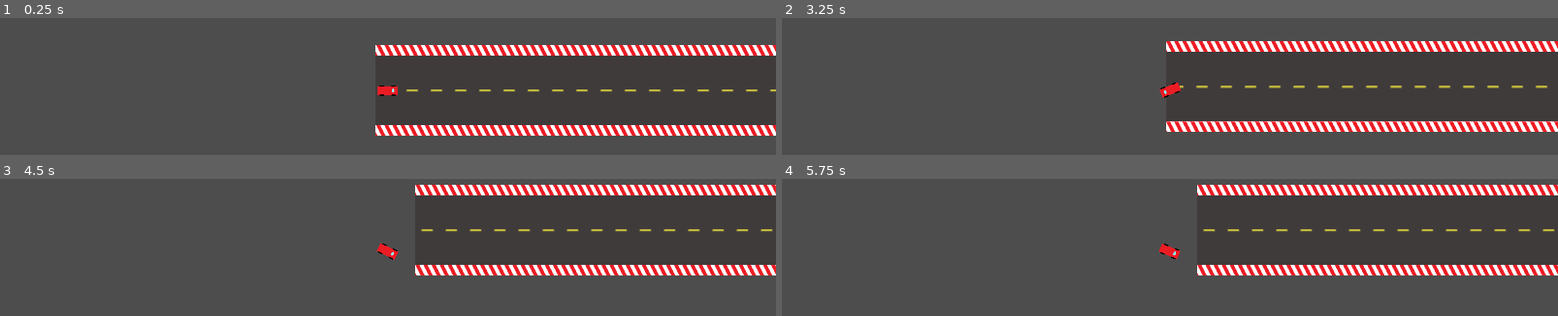
Above: before the commit, frames 1-4 (two rows, left to right).
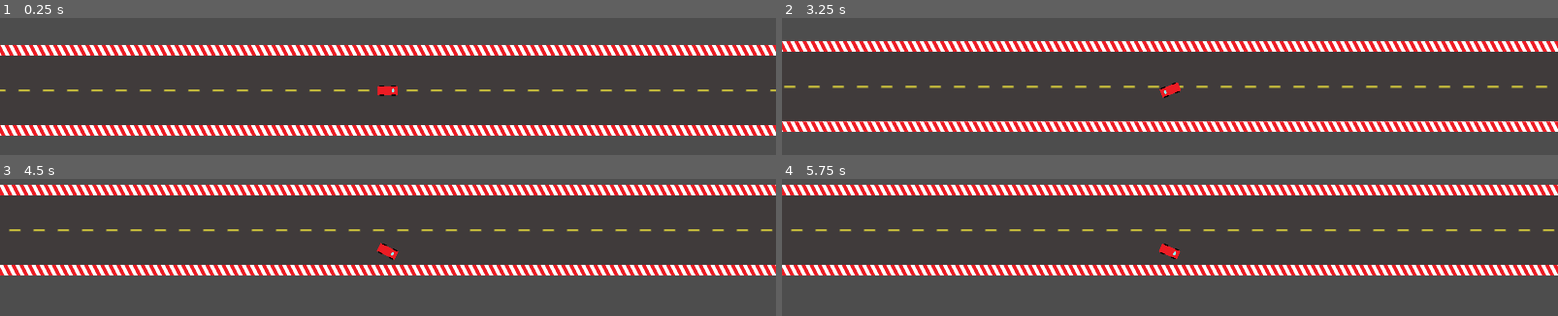
Above: after the commit, the same moments.

Repository: PixelWolf8976/BAISD-AT-at-game
Game: Godot game, scene res://Scenes/base_test_scene.tscn
The game is run twice, just before and just after one commit, with the same random seed, the same clock (stepped at 60 frames per second) and the same inputs.
Inputs:
- Up to frame 1 (0.25 s): no input
- Up to frame 2 (3.25 s): tap Enter at 0.5, 2.75 s; hold Right (turn_right) 0.53-1.28 s; hold Left (turn_left) 1.28-2.03 s; tap Space at 2 s; hold Right (turn_right) 2.03-2.78 s; hold Up (drive_forward) from 2.78 s (still down)
- Up to frame 3 (4.5 s): release Up (drive_forward) at 3.53 s; hold Left (turn_left) from 3.53 s (still down)
- Up to frame 4 (5.75 s): keep holding Left (turn_left)

The runs differ from the first frame. In frame 1, 7.8% of the frame differs, in the area x 0-49%, y 19-86%; in frame 2, 8.2%; in frame 3, 8.6%, in the area x 0-54%, y 4-71%; in frame 4, 8.6%.

Commit message:
Added map

Diff:
--- a/Scenes/base_test_scene.tscn
+++ b/Scenes/base_test_scene.tscn
@@ -1,9 +1,10 @@
-[gd_scene load_steps=5 format=3 uid="uid://c8kjijcmsnr0y"]
+[gd_scene load_steps=6 format=3 uid="uid://c8kjijcmsnr0y"]
 
 [ext_resource type="PackedScene" uid="uid://baajkcg4mw3jk" path="res://Scenes/Player1.tscn" id="1_1y3cj"]
 [ext_resource type="Script" path="res://Resources/CameraScript.gd" id="3_5kjtc"]
 [ext_resource type="PackedScene" uid="uid://cycx54k60s5it" path="res://Things/Path.tscn" id="3_68vrh"]
 [ext_resource type="PackedScene" uid="uid://dm8f72kl05gg" path="res://Things/Corner.tscn" id="4_f7uof"]
+[ext_resource type="PackedScene" uid="uid://cf5647yiagq8j" path="res://Things/45DegreeCorner.tscn" id="5_5wooo"]
 
 [node name="Base Test Scene" type="Node2D"]
 
@@ -77,3 +78,593 @@
 
 [node name="Node2D" parent="Barriers" instance=ExtResource("4_f7uof")]
 position = Vector2(1298, 41)
+
+[node name="Barriers21" parent="Barriers" instance=ExtResource("3_68vrh")]
+position = Vector2(1539, 199)
+rotation = -1.5708
+
+[node name="Barriers22" parent="Barriers" instance=ExtResource("3_68vrh")]
+position = Vector2(1539, 259)
+rotation = -1.5708
+
+[node name="Barriers23" parent="Barriers" instance=ExtResource("3_68vrh")]
+position = Vector2(1539, 319)
+rotation = -1.5708
+
+[node name="Barriers24" parent="Barriers" instance=ExtResource("3_68vrh")]
+position = Vector2(1539, 379)
+rotation = -1.5708
+
+[node name="Barriers25" parent="Barriers" instance=ExtResource("3_68vrh")]
+position = Vector2(1539, 439)
+rotation = -1.5708
+
+[node name="Barriers26" parent="Barriers" instance=ExtResource("3_68vrh")]
+position = Vector2(1539, 499)
+rotation = -1.5708
+
+[node name="Barriers27" parent="Barriers" instance=ExtResource("3_68vrh")]
+position = Vector2(1539, 559)
+rotation = -1.5708
+
+[node name="Barriers28" parent="Barriers" instance=ExtResource("3_68vrh")]
+position = Vector2(1539, 619)
+rotation = -1.5708
+
+[node name="Node2D2" parent="Barriers" instance=ExtResource("5_5wooo")]
+position = Vector2(1588, 800)
+rotation = -2.35619
+
+[node name="Barriers29" parent="Barriers" instance=ExtResource("3_68vrh")]
+position = Vector2(1631, 842)
+rotation = -2.35619
+
+[node name="Barriers30" parent="Barriers" instance=ExtResource("3_68vrh")]
+position = Vector2(1673, 884)
+rotation = -2.35619
+
+[node name="Barriers31" parent="Barriers" instance=ExtResource("3_68vrh")]
+position = Vector2(1715, 926)
+rotation = -2.35619
+
+[node name="Barriers32" parent="Barriers" instance=ExtResource("3_68vrh")]
+position = Vector2(1757, 968)
+rotation = -2.35619
+
+[node name="Barriers33" parent="Barriers" instance=ExtResource("3_68vrh")]
+position = Vector2(1799, 1010)
+rotation = -2.35619
+
+[node name="Barriers34" parent="Barriers" instance=ExtResource("3_68vrh")]
+position = Vector2(1841, 1052)
+rotation = -2.35619
+
+[node name="Barriers35" parent="Barriers" instance=ExtResource("3_68vrh")]
+position = Vector2(1883, 1094)
+rotation = -2.35619
+
+[node name="Barriers36" parent="Barriers" instance=ExtResource("3_68vrh")]
+position = Vector2(1925, 1136)
+rotation = -2.35619
+
+[node name="Barriers37" parent="Barriers" instance=ExtResource("3_68vrh")]
+position = Vector2(1967, 1178)
+rotation = -2.35619
+
+[node name="Barriers38" parent="Barriers" instance=ExtResource("3_68vrh")]
+position = Vector2(2009, 1220)
+rotation = -2.35619
+
+[node name="Barriers39" parent="Barriers" instance=ExtResource("3_68vrh")]
+position = Vector2(2051, 1262)
+rotation = -2.35619
+
+[node name="Barriers40" parent="Barriers" instance=ExtResource("3_68vrh")]
+position = Vector2(2093, 1304)
+rotation = -2.35619
+
+[node name="Barriers41" parent="Barriers" instance=ExtResource("3_68vrh")]
+position = Vector2(2135, 1346)
+rotation = -2.35619
+
+[node name="Barriers42" parent="Barriers" instance=ExtResource("3_68vrh")]
+position = Vector2(2177, 1388)
+rotation = -2.35619
+
+[node name="Barriers43" parent="Barriers" instance=ExtResource("3_68vrh")]
+position = Vector2(2219, 1430)
+rotation = -2.35619
+
+[node name="Barriers44" parent="Barriers" instance=ExtResource("3_68vrh")]
+position = Vector2(2261, 1472)
+rotation = -2.35619
+
+[node name="Barriers45" parent="Barriers" instance=ExtResource("3_68vrh")]
+position = Vector2(2483, 1565)
+scale = Vector2(-1, -1)
+
+[node name="Barriers46" parent="Barriers" instance=ExtResource("3_68vrh")]
+position = Vector2(2543, 1565)
+scale = Vector2(-1, -1)
+
+[node name="Barriers47" parent="Barriers" instance=ExtResource("3_68vrh")]
+position = Vector2(2603, 1565)
+scale = Vector2(-1, -1)
+
+[node name="Barriers48" parent="Barriers" instance=ExtResource("3_68vrh")]
+position = Vector2(2663, 1565)
+scale = Vector2(-1, -1)
+
+[node name="Node2D4" parent="Barriers" instance=ExtResource("5_5wooo")]
+position = Vector2(2423, 1565)
+rotation = 3.14159
+
+[node name="Barriers49" parent="Barriers" instance=ExtResource("3_68vrh")]
+position = Vector2(2483, 1565)
+scale = Vector2(-1, -1)
+
+[node name="Barriers50" parent="Barriers" instance=ExtResource("3_68vrh")]
+position = Vector2(2543, 1565)
+scale = Vector2(-1, -1)
+
+[node name="Barriers51" parent="Barriers" instance=ExtResource("3_68vrh")]
+position = Vector2(2603, 1565)
+scale = Vector2(-1, -1)
+
+[node name="Barriers52" parent="Barriers" instance=ExtResource("3_68vrh")]
+position = Vector2(2663, 1565)
+scale = Vector2(-1, -1)
+
+[node name="Node2D5" parent="Barriers" instance=ExtResource("5_5wooo")]
+position = Vector2(2423, 1565)
+rotation = 3.14159
+
+[node name="Barriers53" parent="Barriers" instance=ExtResource("3_68vrh")]
+position = Vector2(2723, 1565)
+scale = Vector2(-1, -1)
+
+[node name="Barriers54" parent="Barriers" instance=ExtResource("3_68vrh")]
+position = Vector2(2783, 1565)
+scale = Vector2(-1, -1)
+
+[node name="Barriers55" parent="Barriers" instance=ExtResource("3_68vrh")]
+position = Vector2(2843, 1565)
+scale = Vector2(-1, -1)
+
+[node name="Barriers56" parent="Barriers" instance=ExtResource("3_68vrh")]
+position = Vector2(2903, 1565)
+scale = Vector2(-1, -1)
+
+[node name="Node2D6" parent="Barriers" instance=ExtResource("4_f7uof")]
+position = Vector2(3056, 1806)
+
+[node name="Barriers57" parent="Barriers" instance=ExtResource("3_68vrh")]
+position = Vector2(3297, 1964)
+rotation = -1.5708
+
+[node name="Barriers58" parent="Barriers" instance=ExtResource("3_68vrh")]
+position = Vector2(3297, 2024)
+rotation = -1.5708
+
+[node name="Barriers59" parent="Barriers" instance=ExtResource("3_68vrh")]
+position = Vector2(3297, 2084)
+rotation = -1.5708
+
+[node name="Barriers60" parent="Barriers" instance=ExtResource("3_68vrh")]
+position = Vector2(3297, 2144)
+rotation = -1.5708
+
+[node name="Node2D7" parent="Barriers" instance=ExtResource("4_f7uof")]
+position = Vector2(3056, 2297)
+rotation = 1.5708
+
+[node name="Barriers61" parent="Barriers" instance=ExtResource("3_68vrh")]
+position = Vector2(2898, 2538)
+
+[node name="Barriers62" parent="Barriers" instance=ExtResource("3_68vrh")]
+position = Vector2(2838, 2538)
+
+[node name="Barriers63" parent="Barriers" instance=ExtResource("3_68vrh")]
+position = Vector2(2778, 2538)
+
+[node name="Barriers64" parent="Barriers" instance=ExtResource("3_68vrh")]
+position = Vector2(2718, 2538)
+
+[node name="Barriers65" parent="Barriers" instance=ExtResource("3_68vrh")]
+position = Vector2(2658, 2538)
+
+[node name="Barriers66" parent="Barriers" instance=ExtResource("3_68vrh")]
+position = Vector2(2598, 2538)
+
+[node name="Barriers67" parent="Barriers" instance=ExtResource("3_68vrh")]
+position = Vector2(2538, 2538)
+
+[node name="Barriers68" parent="Barriers" instance=ExtResource("3_68vrh")]
+position = Vector2(2478, 2538)
+
+[node name="Barriers69" parent="Barriers" instance=ExtResource("3_68vrh")]
+position = Vector2(2418, 2538)
+
+[node name="Barriers70" parent="Barriers" instance=ExtResource("3_68vrh")]
+position = Vector2(2358, 2538)
+
+[node name="Barriers71" parent="Barriers" instance=ExtResource("3_68vrh")]
+position = Vector2(2298, 2538)
+
+[node name="Barriers72" parent="Barriers" instance=ExtResource("3_68vrh")]
+position = Vector2(2238, 2538)
+
+[node name="Barriers73" parent="Barriers" instance=ExtResource("3_68vrh")]
+position = Vector2(2178, 2538)
+
+[node name="Barriers74" parent="Barriers" instance=ExtResource("3_68vrh")]
+position = Vector2(2118, 2538)
+
+[node name="Barriers75" parent="Barriers" instance=ExtResource("3_68vrh")]
+position = Vector2(2058, 2538)
+
+[node name="Barriers76" parent="Barriers" instance=ExtResource("3_68vrh")]
+position = Vector2(1998, 2538)
+
+[node name="Barriers77" parent="Barriers" instance=ExtResource("3_68vrh")]
+position = Vector2(1938, 2538)
+
+[node name="Barriers78" parent="Barriers" instance=ExtResource("3_68vrh")]
+position = Vector2(1878, 2538)
+
+[node name="Barriers79" parent="Barriers" instance=ExtResource("3_68vrh")]
+position = Vector2(1818, 2538)
+
+[node name="Barriers80" parent="Barriers" instance=ExtResource("3_68vrh")]
+position = Vector2(1758, 2538)
+
+[node name="Barriers81" parent="Barriers" instance=ExtResource("3_68vrh")]
+position = Vector2(1698, 2538)
+
+[node name="Barriers82" parent="Barriers" instance=ExtResource("3_68vrh")]
+position = Vector2(1638, 2538)
+
+[node name="Barriers83" parent="Barriers" instance=ExtResource("3_68vrh")]
+position = Vector2(1578, 2538)
+
+[node name="Barriers84" parent="Barriers" instance=ExtResource("3_68vrh")]
+position = Vector2(1518, 2538)
+
+[node name="Barriers85" parent="Barriers" instance=ExtResource("3_68vrh")]
+position = Vector2(1458, 2538)
+
+[node name="Barriers86" parent="Barriers" instance=ExtResource("3_68vrh")]
+position = Vector2(1398, 2538)
+
+[node name="Barriers87" parent="Barriers" instance=ExtResource("3_68vrh")]
+position = Vector2(1338, 2538)
+
+[node name="Barriers88" parent="Barriers" instance=ExtResource("3_68vrh")]
+position = Vector2(1278, 2538)
+
+[node name="Barriers89" parent="Barriers" instance=ExtResource("3_68vrh")]
+position = Vector2(1218, 2538)
+
+[node name="Barriers90" parent="Barriers" instance=ExtResource("3_68vrh")]
+position = Vector2(1158, 2538)
+
+[node name="Barriers91" parent="Barriers" instance=ExtResource("3_68vrh")]
+position = Vector2(1098, 2538)
+
+[node name="Barriers92" parent="Barriers" instance=ExtResource("3_68vrh")]
+position = Vector2(1038, 2538)
+
+[node name="Barriers93" parent="Barriers" instance=ExtResource("3_68vrh")]
+position = Vector2(978, 2538)
+
+[node name="Barriers94" parent="Barriers" instance=ExtResource("3_68vrh")]
+position = Vector2(918, 2538)
+
+[node name="Barriers95" parent="Barriers" instance=ExtResource("3_68vrh")]
+position = Vector2(858, 2538)
+
+[node name="Barriers96" parent="Barriers" instance=ExtResource("3_68vrh")]
+position = Vector2(798, 2538)
+
+[node name="Barriers97" parent="Barriers" instance=ExtResource("3_68vrh")]
+position = Vector2(738, 2538)
+
+[node name="Barriers98" parent="Barriers" instance=ExtResource("3_68vrh")]
+position = Vector2(678, 2538)
+
+[node name="Barriers99" parent="Barriers" instance=ExtResource("3_68vrh")]
+position = Vector2(618, 2538)
+
+[node name="Barriers100" parent="Barriers" instance=ExtResource("3_68vrh")]
+position = Vector2(558, 2538)
+
+[node name="Barriers101" parent="Barriers" instance=ExtResource("3_68vrh")]
+position = Vector2(498, 2538)
+
+[node name="Barriers102" parent="Barriers" instance=ExtResource("3_68vrh")]
+position = Vector2(438, 2538)
+
+[node name="Barriers103" parent="Barriers" instance=ExtResource("3_68vrh")]
+position = Vector2(378, 2538)
+
+[node name="Barriers104" parent="Barriers" instance=ExtResource("3_68vrh")]
+position = Vector2(318, 2538)
+
+[node name="Barriers105" parent="Barriers" instance=ExtResource("3_68vrh")]
+position = Vector2(258, 2538)
+
+[node name="Barriers106" parent="Barriers" instance=ExtResource("3_68vrh")]
+position = Vector2(198, 2538)
+
+[node name="Barriers107" parent="Barriers" instance=ExtResource("3_68vrh")]
+position = Vector2(138, 2538)
+
+[node name="Barriers108" parent="Barriers" instance=ExtResource("3_68vrh")]
+position = Vector2(78, 2538)
+
+[node name="Barriers109" parent="Barriers" instance=ExtResource("3_68vrh")]
+position = Vector2(18, 2538)
+
+[node name="Barriers110" parent="Barriers" instance=ExtResource("3_68vrh")]
+position = Vector2(-42, 2538)
+
+[node name="Barriers111" parent="Barriers" instance=ExtResource("3_68vrh")]
+position = Vector2(-102, 2538)
+
+[node name="Barriers112" parent="Barriers" instance=ExtResource("3_68vrh")]
+position = Vector2(-162, 2538)
+
+[node name="Barriers113" parent="Barriers" instance=ExtResource("3_68vrh")]
+position = Vector2(-222, 2538)
+
+[node name="Barriers114" parent="Barriers" instance=ExtResource("3_68vrh")]
+position = Vector2(-282, 2538)
+
+[node name="Barriers115" parent="Barriers" instance=ExtResource("3_68vrh")]
+position = Vector2(-342, 2538)
+
+[node name="Barriers116" parent="Barriers" instance=ExtResource("3_68vrh")]
+position = Vector2(-402, 2538)
+
+[node name="Barriers117" parent="Barriers" instance=ExtResource("3_68vrh")]
+position = Vector2(-462, 2538)
+
+[node name="Barriers118" parent="Barriers" instance=ExtResource("3_68vrh")]
+position = Vector2(-522, 2538)
+
+[node name="Barriers119" parent="Barriers" instance=ExtResource("3_68vrh")]
+position = Vector2(-582, 2538)
+
+[node name="Barriers120" parent="Barriers" instance=ExtResource("3_68vrh")]
+position = Vector2(-642, 2538)
+
+[node name="Barriers121" parent="Barriers" instance=ExtResource("3_68vrh")]
+position = Vector2(-702, 2538)
+
+[node name="Barriers122" parent="Barriers" instance=ExtResource("3_68vrh")]
+position = Vector2(-762, 2538)
+
+[node name="Barriers123" parent="Barriers" instance=ExtResource("3_68vrh")]
+position = Vector2(-822, 2538)
+
+[node name="Barriers124" parent="Barriers" instance=ExtResource("3_68vrh")]
+position = Vector2(-882, 2538)
+
+[node name="Barriers125" parent="Barriers" instance=ExtResource("3_68vrh")]
+position = Vector2(-942, 2538)
+
+[node name="Barriers126" parent="Barriers" instance=ExtResource("3_68vrh")]
+position = Vector2(-1002, 2538)
+
+[node name="Barriers127" parent="Barriers" instance=ExtResource("3_68vrh")]
+position = Vector2(-1062, 2538)
+
+[node name="Barriers128" parent="Barriers" instance=ExtResource("3_68vrh")]
+position = Vector2(-1122, 2538)
+
+[node name="Barriers129" parent="Barriers" instance=ExtResource("3_68vrh")]
+position = Vector2(-1182, 2538)
+
+[node name="Node2D8" parent="Barriers" instance=ExtResource("4_f7uof")]
+position = Vector2(-1335, 2297)
+rotation = 3.14159
+
+[node name="Barriers130" parent="Barriers" instance=ExtResource("3_68vrh")]
+position = Vector2(-1576, 2139)
+rotation = 1.5708
+
+[node name="Barriers131" parent="Barriers" instance=ExtResource("3_68vrh")]
+position = Vector2(-1576, 2079)
+rotation = 1.5708
+
+[node name="Barriers132" parent="Barriers" instance=ExtResource("3_68vrh")]
+position = Vector2(-1576, 2019)
+rotation = 1.5708
+
+[node name="Barriers133" parent="Barriers" instance=ExtResource("3_68vrh")]
+position = Vector2(-1576, 1959)
+rotation = 1.5708
+
+[node name="Barriers134" parent="Barriers" instance=ExtResource("3_68vrh")]
+position = Vector2(-1576, 1899)
+rotation = 1.5708
+
+[node name="Barriers135" parent="Barriers" instance=ExtResource("3_68vrh")]
+position = Vector2(-1576, 1839)
+rotation = 1.5708
+
+[node name="Barriers136" parent="Barriers" instance=ExtResource("3_68vrh")]
+position = Vector2(-1576, 1779)
+rotation = 1.5708
+
+[node name="Barriers137" parent="Barriers" instance=ExtResource("3_68vrh")]
+position = Vector2(-1576, 1719)
+rotation = 1.5708
+
+[node name="Barriers138" parent="Barriers" instance=ExtResource("3_68vrh")]
+position = Vector2(-1576, 1659)
+rotation = 1.5708
+
+[node name="Barriers139" parent="Barriers" instance=ExtResource("3_68vrh")]
+position = Vector2(-1576, 1599)
+rotation = 1.5708
+
+[node name="Barriers140" parent="Barriers" instance=ExtResource("3_68vrh")]
+position = Vector2(-1576, 1539)
+rotation = 1.5708
+
+[node name="Barriers141" parent="Barriers" instance=ExtResource("3_68vrh")]
+position = Vector2(-1576, 1479)
+rotation = 1.5708
+
+[node name="Barriers142" parent="Barriers" instance=ExtResource("3_68vrh")]
+position = Vector2(-1576, 1419)
+rotation = 1.5708
+
+[node name="Barriers143" parent="Barriers" instance=ExtResource("3_68vrh")]
+position = Vector2(-1576, 1359)
+rotation = 1.5708
+
+[node name="Barriers144" parent="Barriers" instance=ExtResource("3_68vrh")]
+position = Vector2(-1576, 1299)
+rotation = 1.5708
+
+[node name="Barriers145" parent="Barriers" instance=ExtResource("3_68vrh")]
+position = Vector2(-1576, 1239)
+rotation = 1.5708
+
+[node name="Barriers146" parent="Barriers" instance=ExtResource("3_68vrh")]
+position = Vector2(-1576, 1179)
+rotation = 1.5708
+
+[node name="Barriers147" parent="Barriers" instance=ExtResource("3_68vrh")]
+position = Vector2(-1576, 1119)
+rotation = 1.5708
+
+[node name="Barriers148" parent="Barriers" instance=ExtResource("3_68vrh")]
+position = Vector2(-1576, 1059)
+rotation = 1.5708
+
+[node name="Barriers149" parent="Barriers" instance=ExtResource("3_68vrh")]
+position = Vector2(-1576, 999)
+rotation = 1.5708
+
+[node name="Barriers150" parent="Barriers" instance=ExtResource("3_68vrh")]
+position = Vector2(-1576, 939)
+rotation = 1.5708
+
+[node name="Barriers151" parent="Barriers" instance=ExtResource("3_68vrh")]
+position = Vector2(-1576, 879)
+rotation = 1.5708
+
+[node name="Barriers152" parent="Barriers" instance=ExtResource("3_68vrh")]
+position = Vector2(-1576, 819)
+rotation = 1.5708
+
+[node name="Barriers153" parent="Barriers" instance=ExtResource("3_68vrh")]
+position = Vector2(-1576, 759)
+rotation = 1.5708
+
+[node name="Barriers154" parent="Barriers" instance=ExtResource("3_68vrh")]
+position = Vector2(-1576, 699)
+rotation = 1.5708
+
+[node name="Barriers155" parent="Barriers" instance=ExtResource("3_68vrh")]
+position = Vector2(-1576, 639)
+rotation = 1.5708
+
+[node name="Barriers156" parent="Barriers" instance=ExtResource("3_68vrh")]
+position = Vector2(-1576, 579)
+rotation = 1.5708
+
+[node name="Barriers157" parent="Barriers" instance=ExtResource("3_68vrh")]
+position = Vector2(-1576, 519)
+rotation = 1.5708
+
+[node name="Barriers158" parent="Barriers" instance=ExtResource("3_68vrh")]
+position = Vector2(-1576, 459)
+rotation = 1.5708
+
+[node name="Barriers159" parent="Barriers" instance=ExtResource("3_68vrh")]
+position = Vector2(-1576, 399)
+rotation = 1.5708
+
+[node name="Barriers160" parent="Barriers" instance=ExtResource("3_68vrh")]
+position = Vector2(-1576, 339)
+rotation = 1.5708
+
+[node name="Barriers161" parent="Barriers" instance=ExtResource("3_68vrh")]
+position = Vector2(-1576, 279)
+rotation = 1.5708
+
+[node name="Barriers162" parent="Barriers" instance=ExtResource("3_68vrh")]
+position = Vector2(-1576, 219)
+rotation = 1.5708
+
+[node name="Node2D3" parent="Barriers" instance=ExtResource("4_f7uof")]
+position = Vector2(-1335, 41)
+rotation = -1.5708
+
+[node name="Barriers163" parent="Barriers" instance=ExtResource("3_68vrh")]
+position = Vector2(-1080, 0)
+
+[node name="Barriers164" parent="Barriers" instance=ExtResource("3_68vrh")]
+position = Vector2(-1020, 0)
+
+[node name="Barriers165" parent="Barriers" instance=ExtResource("3_68vrh")]
+position = Vector2(-960, 0)
+
+[node name="Barriers166" parent="Barriers" instance=ExtResource("3_68vrh")]
+position = Vector2(-900, 0)
+
+[node name="Barriers167" parent="Barriers" instance=ExtResource("3_68vrh")]
+position = Vector2(-840, 0)
+
+[node name="Barriers168" parent="Barriers" instance=ExtResource("3_68vrh")]
+position = Vector2(-780, 0)
+
+[node name="Barriers169" parent="Barriers" instance=ExtResource("3_68vrh")]
+position = Vector2(-720, 0)
+
+[node name="Barriers170" parent="Barriers" instance=ExtResource("3_68vrh")]
+position = Vector2(-660, 0)
+
+[node name="Barriers171" parent="Barriers" instance=ExtResource("3_68vrh")]
+position = Vector2(-600, 0)
+
+[node name="Barriers172" parent="Barriers" instance=ExtResource("3_68vrh")]
+position = Vector2(-540, 0)
+
+[node name="Barriers173" parent="Barriers" instance=ExtResource("3_68vrh")]
+position = Vector2(-480, 0)
+
+[node name="Barriers174" parent="Barriers" instance=ExtResource("3_68vrh")]
+position = Vector2(-420, 0)
+
+[node name="Barriers175" parent="Barriers" instance=ExtResource("3_68vrh")]
+position = Vector2(-360, 0)
+
+[node name="Barriers176" parent="Barriers" instance=ExtResource("3_68vrh")]
+position = Vector2(-300, 0)
+
+[node name="Barriers177" parent="Barriers" instance=ExtResource("3_68vrh")]
+position = Vector2(-240, 0)
+
+[node name="Barriers178" parent="Barriers" instance=ExtResource("3_68vrh")]
+position = Vector2(-180, 0)
+
+[node name="Barriers179" parent="Barriers" instance=ExtResource("3_68vrh")]
+position = Vector2(-120, 0)
+
+[node name="Barriers180" parent="Barriers" instance=ExtResource("3_68vrh")]
+position = Vector2(-60, 0)
+
+[node name="Barriers181" parent="Barriers" instance=ExtResource("3_68vrh")]
+position = Vector2(-1190, 0)
+
+[node name="Barriers182" parent="Barriers" instance=ExtResource("3_68vrh")]
+position = Vector2(-1140, 0)
+
+[node name="Barriers2" parent="." instance=ExtResource("3_68vrh")]
+position = Vector2(-1576, 183)
+rotation = 1.5708
